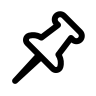
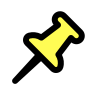
Layers edited between the first and the second 96×96 image:
painted on "bg" over [29, 17, 79, 67]
